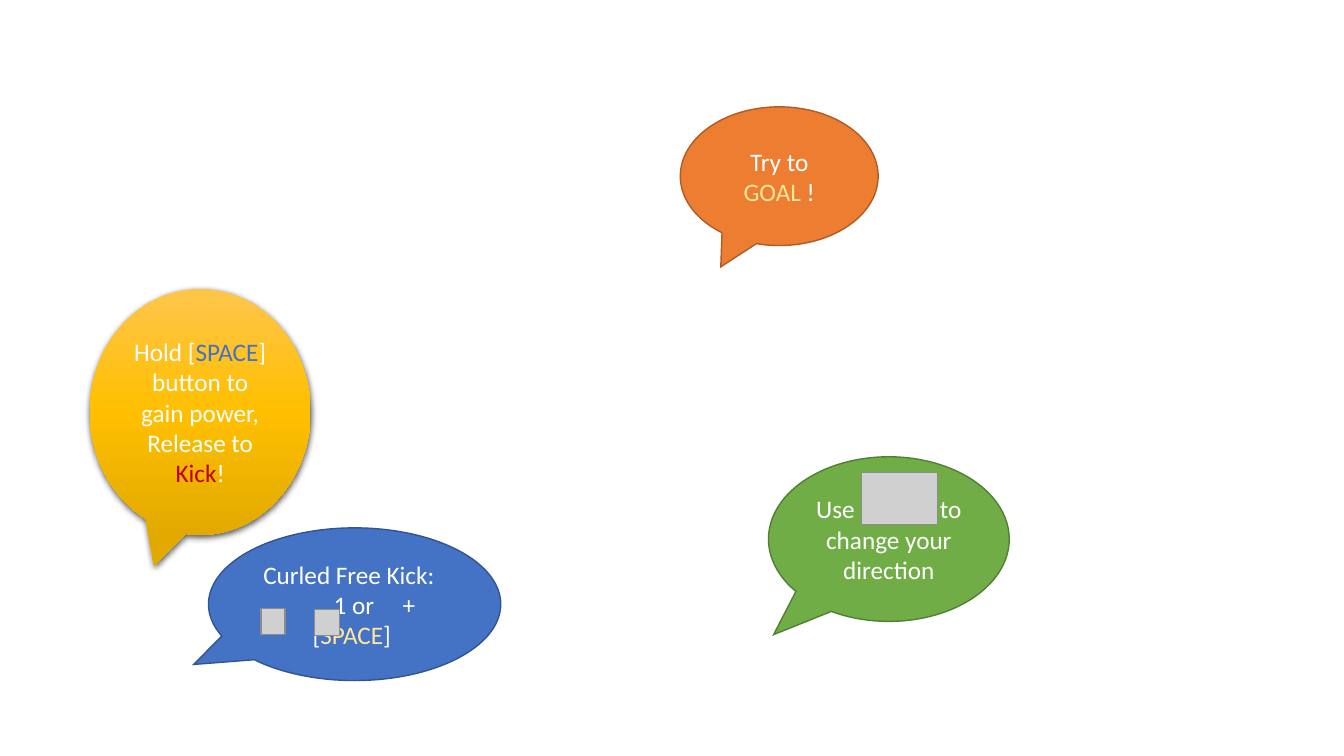
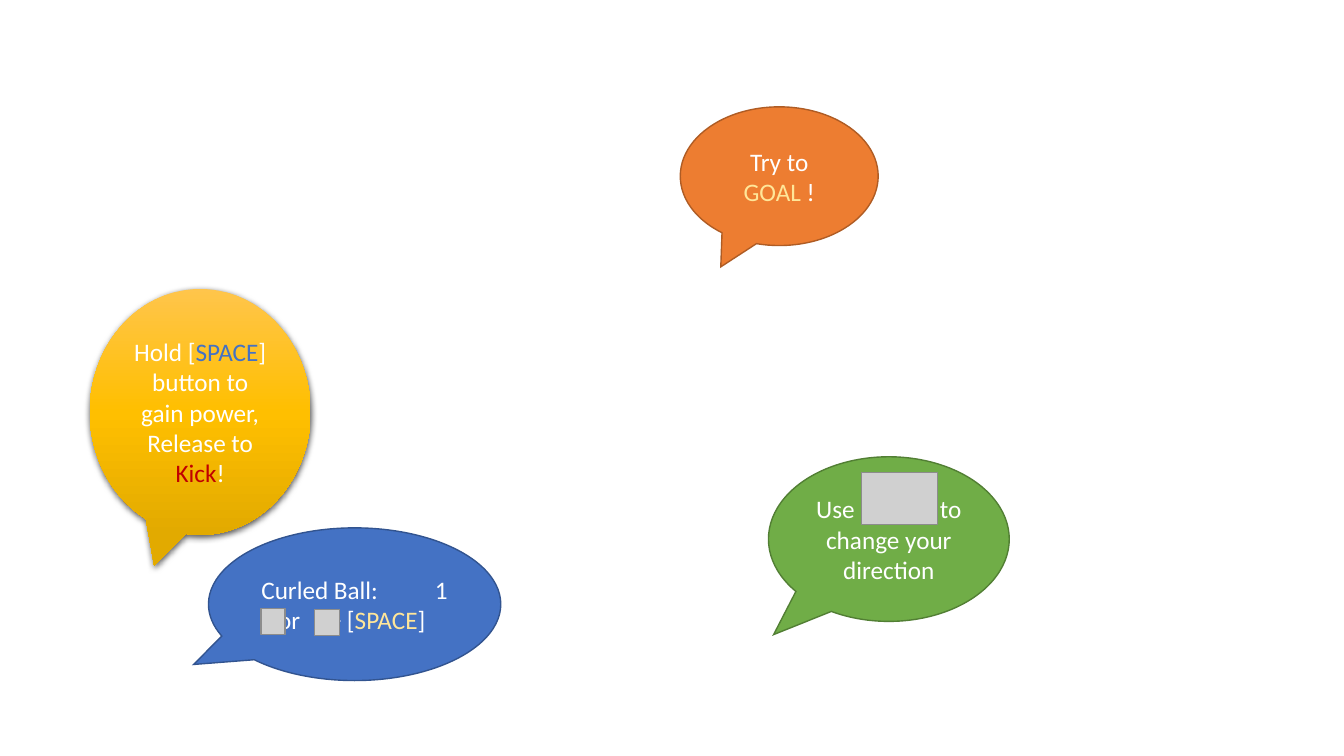
Before and after one commit to dyzsunson/BunnyBall_VR, a slide deck: slide 2 of Document/Rabbit_Tutorial.pptx. Drawn at 1344x756 pixels with LibreOffice and Linux fonts; fonts in the diff are those of the drawing; grey boxes stand for pictures; background and template pictures are left out. Boxes give left, top, right and bottom in pixels: in the first picture for what was removed or moved away, otherwise in the second. Text is boxed around its words. In the diff, an @@ line names an element or a change of style, - is before the commit and + after.

```diff
--- a/Document/Rabbit_Tutorial.pptx
+++ b/Document/Rabbit_Tutorial.pptx
@@ text in speech bubble at (261,581,448,635): text changed @@
-Curled Free Kick: 1 or + [SPACE]
+Curled Ball: 1 or + [SPACE]
```
Also in this commit, not shown: 4 other slides changed, 18 other files.
